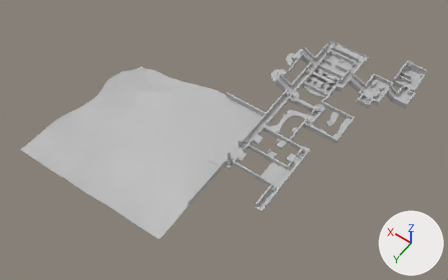
Renders of the FBX model Rust_Project1/Assets/Resources/FBX/World.fbx from each side of a commit.
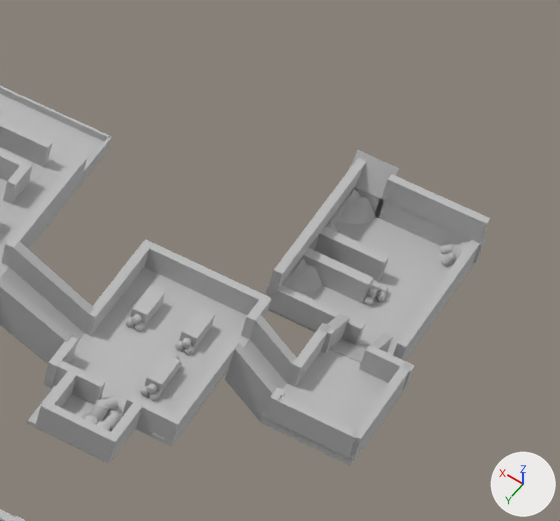
The first picture shows the older version from a camera (50 mm lens) standing at (-0.522, 1.407, 1.536) and looking at (0.206, 0.387, -0.066). The close-ups show both versions on the part from 78% to 98% of the width and 13% to 42% of the height of that picture; other places that the commit changed are outside them. Every picture has the same lights, and +X, +Y and +Z are marked at lower right. Where no turn or scale is listed for an object, it has been applied to the vertices.
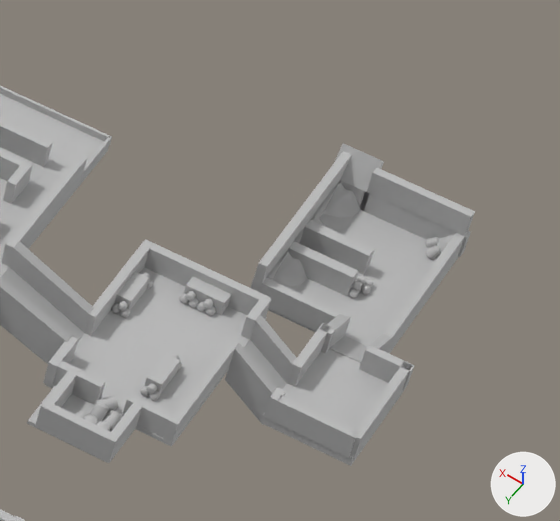
What differs and where, as boxes (x1, y1, x2, y2) in the close-ups (560 x 521 px):
'Floor5', moved
    before: (268, 217, 474, 361)
    after: (268, 210, 459, 354)
'Wall26', moved
    before: (267, 158, 366, 295)
    after: (252, 151, 351, 288)
'Wall22', moved
    before: (393, 237, 484, 360)
    after: (384, 233, 465, 353)
'Wall25', moved
    before: (381, 174, 490, 243)
    after: (367, 168, 475, 236)
'Wall24', moved
    before: (265, 285, 365, 345)
    after: (250, 278, 350, 331)
'Wall28', moved
    before: (349, 150, 399, 218)
    after: (335, 143, 384, 209)
'Wall27', moved
    before: (374, 198, 486, 264)
    after: (360, 192, 471, 257)
'Shelve', moved, rescaled (30% wider, 7% shorter)
    before: (179, 308, 215, 349)
    after: (184, 277, 231, 315)
'Shelve2', moved
    before: (130, 285, 165, 327)
    after: (114, 271, 149, 310)
'Dirt', moved
    before: (337, 189, 376, 224)
    after: (323, 183, 361, 218)
'Dirt2', moved
    before: (288, 258, 323, 293)
    after: (272, 252, 308, 286)
'Wall23', moved
    before: (282, 188, 354, 287)
    after: (268, 184, 338, 280)
'Barrel2', moved
    before: (131, 314, 142, 324)
    after: (117, 301, 128, 311)
'Barrel5', moved
    before: (175, 340, 184, 351)
    after: (186, 291, 196, 301)
'Barrel1', moved
    before: (134, 321, 145, 331)
    after: (120, 308, 130, 318)
'Barrel4', moved
    before: (184, 345, 194, 355)
    after: (180, 293, 188, 304)
'Barrel', moved
    before: (125, 317, 134, 327)
    after: (111, 303, 120, 314)
'Barrel3', moved
    before: (181, 338, 192, 348)
    after: (142, 272, 150, 279)
'Barrel29', added
    after: (203, 299, 213, 309)
'Barrel27', added
    after: (188, 298, 199, 308)
'Barrel30', added
    after: (205, 306, 216, 316)
'Barrel31', added
    after: (197, 302, 205, 312)
'Barrel24', added
    after: (146, 279, 153, 289)

Diff of the bpy script that builds the scene:
```diff
--- a/Rust_Project1/Assets/Resources/FBX/World.fbx.py
+++ b/Rust_Project1/Assets/Resources/FBX/World.fbx.py
@@ ob_barrel1 @@
 ob_barrel1 = bpy.data.objects.new('Barrel1', me_mesh_130)
-ob_barrel1.location = (-0.1007, -0.042, 0.0033)
+ob_barrel1.location = (-0.0904, -0.0462, 0.0033)
@@ ob_shelve2 @@
 ob_shelve2 = bpy.data.objects.new('Shelve2', me_mesh_053)
-ob_shelve2.location = (-0.0982, -0.0548, 0.0036)
+ob_shelve2.location = (-0.0867, -0.0589, 0.0036)
@@ ob_barrel3 @@
 ob_barrel3 = bpy.data.objects.new('Barrel3', me_mesh_132)
-ob_barrel3.location = (-0.1271, -0.042, 0.0071)
+ob_barrel3.location = (-0.088, -0.0716, 0.0071)
 ob_barrel3.rotation_euler = (3.071, 0.0516, 0.0948)  # degrees (176, 3, 5.4)
@@ ob_wall24 @@
 ob_wall24 = bpy.data.objects.new('Wall24', me_mesh_063)
-ob_wall24.location = (-0.165, -0.128, -0.0227)
+ob_wall24.location = (-0.1562, -0.128, -0.0227)
@@ ob_barrel5 @@
 ob_barrel5 = bpy.data.objects.new('Barrel5', me_mesh_134)
-ob_barrel5.location = (-0.1244, -0.042, 0.0033)
+ob_barrel5.location = (-0.1138, -0.0735, 0.0071)
 ob_barrel5.rotation_euler = (-3.124, 0.0, 0.0)  # degrees (-179, 0, 0)
@@ ob_dirt @@
 ob_dirt = bpy.data.objects.new('Dirt', me_mesh_062)
-ob_dirt.location = (-0.151, -0.2121, -0.0298)
+ob_dirt.location = (-0.1422, -0.2121, -0.0298)
@@ ob_wall23 @@
 ob_wall23 = bpy.data.objects.new('Wall23', me_mesh_074)
-ob_wall23.location = (-0.1409, -0.1754, -0.0234)
+ob_wall23.location = (-0.1321, -0.1754, -0.0234)
@@ ob_wall26 @@
 ob_wall26 = bpy.data.objects.new('Wall26', me_mesh_081)
-ob_wall26.location = (-0.1409, -0.1776, -0.0106)
+ob_wall26.location = (-0.1321, -0.1776, -0.0106)
@@ ob_floor5 @@
 ob_floor5 = bpy.data.objects.new('Floor5', me_mesh_071)
-ob_floor5.location = (-0.177, -0.1779, -0.0327)
+ob_floor5.location = (-0.1682, -0.1779, -0.0327)
@@ ob_wall27 @@
 ob_wall27 = bpy.data.objects.new('Wall27', me_mesh_080)
-ob_wall27.location = (-0.188, -0.2237, -0.0235)
+ob_wall27.location = (-0.1792, -0.2237, -0.0235)
@@ ob_barrel @@
 ob_barrel = bpy.data.objects.new('Barrel', me_mesh_129)
-ob_barrel.location = (-0.0957, -0.042, 0.0033)
+ob_barrel.location = (-0.0853, -0.0462, 0.0033)
@@ ob_barrel2 @@
 ob_barrel2 = bpy.data.objects.new('Barrel2', me_mesh_131)
-ob_barrel2.location = (-0.0984, -0.042, 0.0071)
+ob_barrel2.location = (-0.088, -0.0462, 0.0071)
@@ ob_wall25 @@
 ob_wall25 = bpy.data.objects.new('Wall25', me_mesh_064)
-ob_wall25.location = (-0.1876, -0.2237, -0.0088)
+ob_wall25.location = (-0.1788, -0.2237, -0.0088)
@@ ob_dirt2 @@
 ob_dirt2 = bpy.data.objects.new('Dirt2', me_mesh_068)
-ob_dirt2.location = (-0.1502, -0.1483, -0.0298)
+ob_dirt2.location = (-0.1414, -0.1483, -0.0298)
@@ ob_shelve @@
 ob_shelve.parent = ob_celler
-ob_shelve.location = (-2.286, 1.443, 4.073)
-ob_shelve.scale = (1.73, 5.51, 4.12)
+ob_shelve.location = (-1.003, 1.443, 9.073)
+ob_shelve.scale = (4.46, 5.51, 1.67)
@@ ob_wall28 @@
 ob_wall28 = bpy.data.objects.new('Wall28', me_mesh_079)
-ob_wall28.location = (-0.1487, -0.2237, -0.0235)
+ob_wall28.location = (-0.1399, -0.2237, -0.0235)
@@ ob_barrel4 @@
 ob_barrel4 = bpy.data.objects.new('Barrel4', me_mesh_133)
-ob_barrel4.location = (-0.1294, -0.042, 0.0033)
+ob_barrel4.location = (-0.1111, -0.0735, 0.0033)
 ob_barrel4.rotation_euler = (-3.124, 0.0, 0.0)  # degrees (-179, 0, 0)
@@ ob_wall22 @@
 ob_wall22 = bpy.data.objects.new('Wall22', me_mesh_073)
-ob_wall22.location = (-0.2141, -0.1773, -0.0242)
+ob_wall22.location = (-0.2053, -0.1773, -0.0242)
@@ ob_barrel30 @@
+ob_barrel30 = bpy.data.objects.new('Barrel30', me_mesh_131.copy())  # the mesh of ob_barrel2
+ob_barrel30.location = (-0.1261, -0.0735, 0.0033)
@@ ob_barrel24 @@
+ob_barrel24 = bpy.data.objects.new('Barrel24', me_mesh_131.copy())  # the mesh of ob_barrel2
+ob_barrel24.location = (-0.0904, -0.0716, 0.0033)
@@ ob_barrel29 @@
+ob_barrel29 = bpy.data.objects.new('Barrel29', me_mesh_233)  # 122 vertices, 140 faces; spans x -0.00229..0.00229, y -0.00218..0.00242, z -0.00261..0.00261; in mat_phong1 (grey #bcbcbc)
+ob_barrel29.location = (-0.1238, -0.0735, 0.0071)
@@ ob_barrel27 @@
+ob_barrel27 = bpy.data.objects.new('Barrel27', me_mesh_131.copy())  # the mesh of ob_barrel2
+ob_barrel27.location = (-0.1162, -0.0735, 0.0033)
@@ ob_barrel31 @@
+ob_barrel31 = bpy.data.objects.new('Barrel31', me_mesh_131.copy())  # the mesh of ob_barrel2
+ob_barrel31.location = (-0.1211, -0.0735, 0.0033)
```
